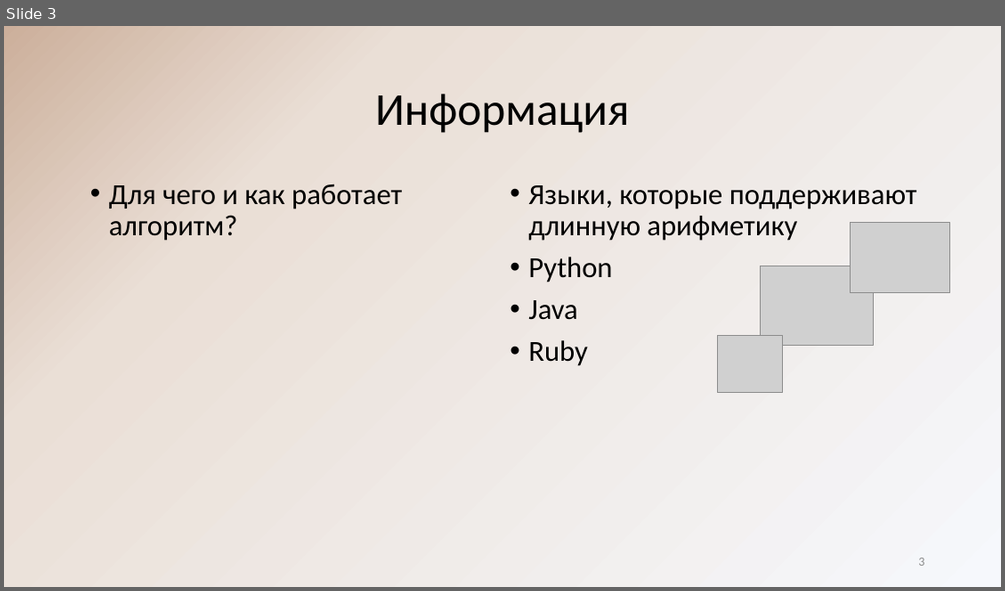
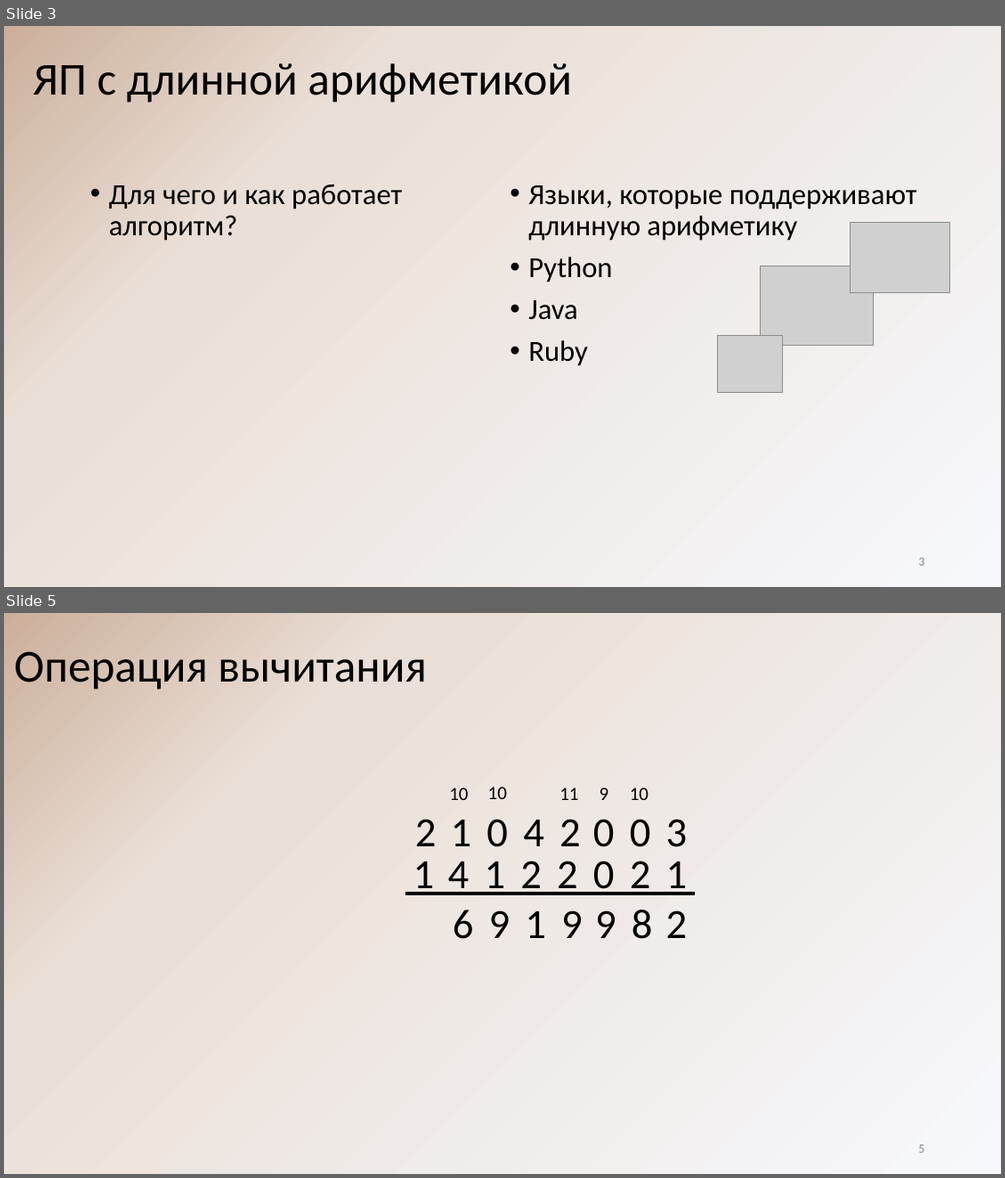
Before and after one commit to reenashka/A-SD, a slide deck: Длинная арифметика.pptx. Shown one above the other, each under a label of ours: slide 3 before the commit, slides 3 and 5 after it; the slides between them are not shown. The pictures are 1005x591 and 1005x1178 pixels, drawn with LibreOffice and Linux fonts; fonts in the diff are those of the drawing; grey boxes stand for pictures. Boxes give left, top, right and bottom in pixels: in the first picture for what was removed or moved away, otherwise in the second. Text is boxed around its words. In the diff, an @@ line names an element or a change of style, - is before the commit and + after.

```diff
--- a/Длинная арифметика.pptx
+++ b/Длинная арифметика.pptx
@@ slide 5 added at box(4, 613, 1001, 1174), background gradient #F6F8FC to #EADFD6 to #CCAF9B @@
@@ title added at box(14, 651, 426, 690), 44 pt, text #000000 @@
+Операция вычитания
@@ text added at box(449, 787, 468, 800), 18 pt, text #000000 @@
+10
@@ text added at box(488, 787, 507, 799), 18 pt, text #000000 @@
+10
@@ text added at box(559, 787, 578, 800), 18 pt, text #000000 @@
+11
@@ text added at box(599, 787, 609, 800), 18 pt, text #000000 @@
+9
@@ text added at box(630, 787, 648, 800), 18 pt, text #000000 @@
+10
@@ text added at box(415, 819, 437, 846), 40 pt, text #000000 @@
+2
@@ text added at box(451, 819, 472, 846), 40 pt, text #000000 @@
+1
@@ text added at box(486, 819, 508, 847), 40 pt, text #000000 @@
+0
@@ text added at box(523, 819, 544, 846), 40 pt, text #000000 @@
+4
@@ text added at box(559, 819, 581, 846), 40 pt, text #000000 @@
+2
@@ text added at box(593, 819, 615, 847), 40 pt, text #000000 @@
+0
@@ text added at box(630, 819, 651, 847), 40 pt, text #000000 @@
+0
@@ text added at box(666, 819, 688, 847), 40 pt, text #000000 @@
+3
@@ text added at box(413, 861, 435, 895), 40 pt, text #000000 @@
+1
@@ text added at box(448, 861, 469, 895), 40 pt, text #000000 @@
+4
@@ text added at box(485, 861, 506, 895), 40 pt, text #000000 @@
+1
@@ text added at box(520, 860, 542, 895), 40 pt, text #000000 @@
+2
@@ text added at box(557, 860, 578, 895), 40 pt, text #000000 @@
+2
@@ text added at box(593, 860, 615, 895), 40 pt, text #000000 @@
+0
@@ text added at box(630, 860, 651, 895), 40 pt, text #000000 @@
+2
@@ text added at box(666, 861, 688, 895), 40 pt, text #000000 @@
+1
@@ line added from (404, 893) to (695, 893), #000000 3 pt @@
@@ text added at box(453, 909, 474, 939), 40 pt, text #000000 @@
+6
@@ text added at box(489, 910, 510, 938), 40 pt, text #000000 @@
+9
@@ text added at box(525, 911, 546, 938), 40 pt, text #000000 @@
+1
@@ text added at box(561, 910, 582, 938), 40 pt, text #000000 @@
+9
@@ text added at box(595, 910, 616, 938), 40 pt, text #000000 @@
+9
@@ text added at box(631, 909, 653, 939), 40 pt, text #000000 @@
+8
@@ text added at box(666, 910, 688, 938), 40 pt, text #000000 @@
+2
@@ page number added at box(918, 1144, 924, 1152), 12 pt, text #8C8C8C @@
+5
@@ slide 3 changed as well @@
@@ title at box(33, 63, 572, 103): text changed @@
-Информация
+ЯП с длинной арифметикой
```
Also in this commit, not shown: 3 other slides changed, 3 other slides added, 4 slides removed.
